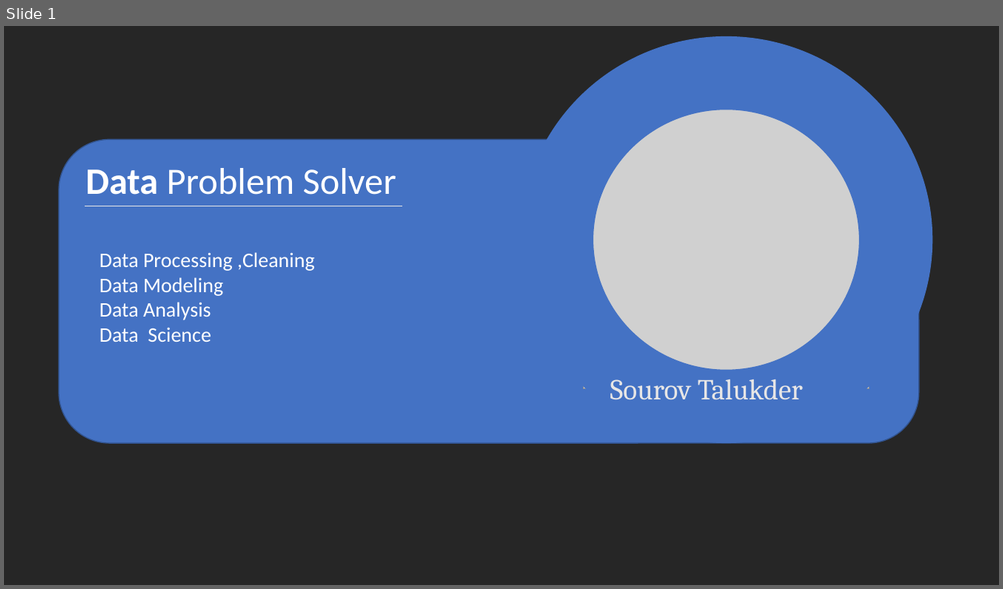
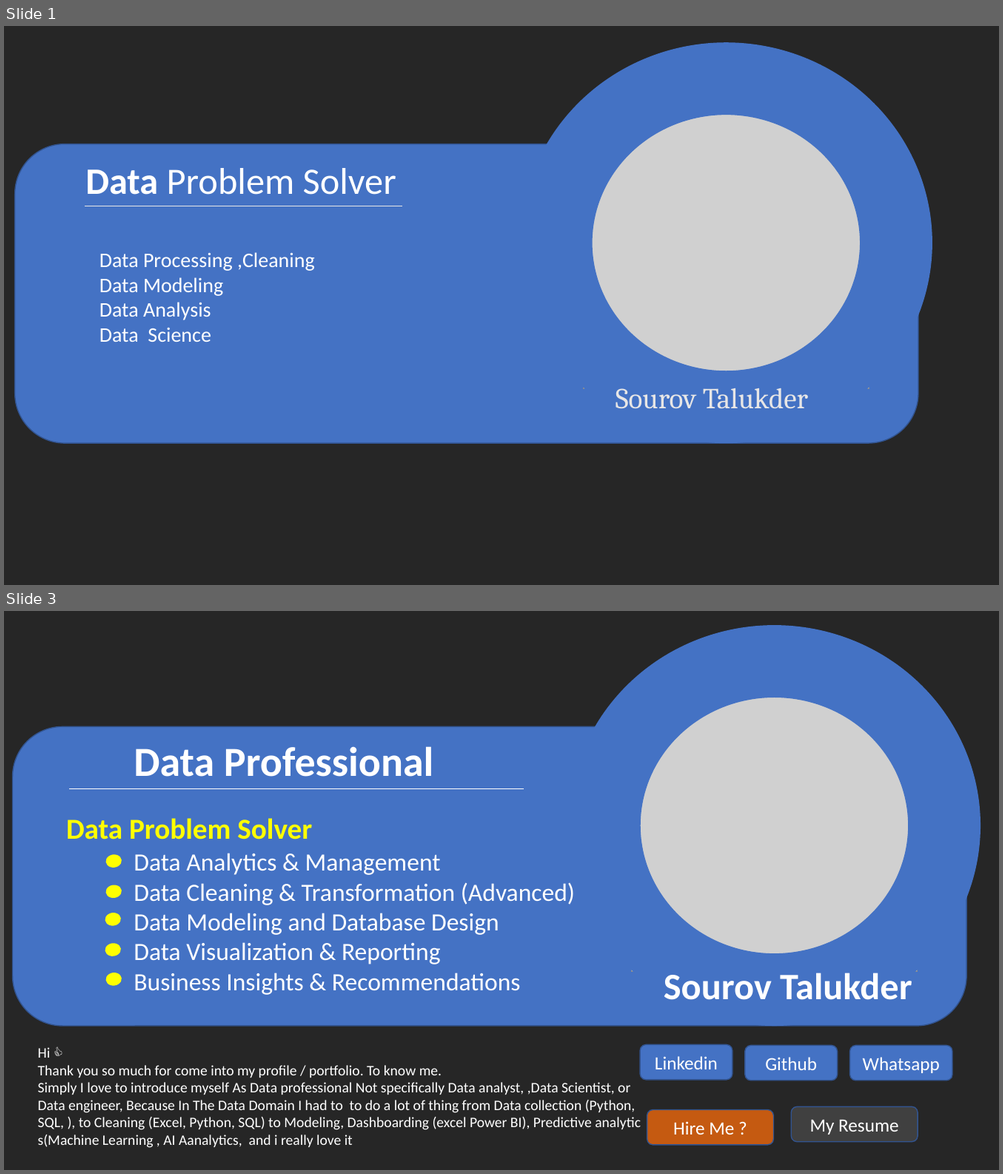
Before and after one commit to Sourov69/My-Portfolio-Website, a slide deck: Design Profile.pptx. Shown one above the other, each under a label of ours: slide 1 before the commit, slides 1 and 3 after it; the slides between them are not shown. The pictures are 1003x589 and 1003x1174 pixels, drawn with LibreOffice and Linux fonts; fonts in the diff are those of the drawing; grey boxes stand for pictures. Boxes give left, top, right and bottom in pixels: in the first picture for what was removed or moved away, otherwise in the second. Text is boxed around its words. In the diff, an @@ line names an element or a change of style, - is before the commit and + after.

Commit message:
Added Profile info and Skill Section

```diff
--- a/Design Profile.pptx
+++ b/Design Profile.pptx
@@ slide 3 added at <box>4,611,999,1170</box>, background #262626 @@
@@ donut added at <box>568,625,981,1027</box>, fill #4472C4 @@
@@ picture added at <box>632,690,917,972</box> @@
@@ rounded rectangle added at <box>12,726,966,1026</box>, fill #4472C4, outline #325491 1 pt @@
@@ text added at <box>134,746,434,777</box>, 40 pt, text #FFFFFF, bold @@
+Data Professional
@@ line added from (70, 789) to (524, 789), #FFFFFF 0.5 pt @@
@@ text added at <box>66,818,312,840</box>, 28 pt, text #FFFF00, bold @@
+Data Problem Solver
@@ ellipse added at <box>105,854,122,869</box>, fill #FFFF00 @@
@@ text added at <box>134,853,575,995</box>, 24 pt, text #FFFFFF @@
+Data Analytics & Management
+Data Cleaning & Transformation (Advanced)
+Data Modeling and Database Design
+Data Visualization & Reporting
+Business Insights & Recommendations
@@ ellipse added at <box>105,885,122,900</box>, fill #FFFF00 @@
@@ ellipse added at <box>104,912,121,927</box>, fill #FFFF00 @@
@@ ellipse added at <box>104,943,121,957</box>, fill #FFFF00 @@
@@ ellipse added at <box>105,972,122,986</box>, fill #FFFF00 @@
@@ text added at <box>663,973,912,1000</box>, 36 pt, text #FFFFFF, bold @@
+Sourov Talukder
@@ text added at <box>38,1048,640,1148</box>, 14 pt, text #FFFFFF @@
+Hi 👍
+Thank you so much for come into my profile / portfolio. To know me.
+Simply I love to introduce myself As Data professional Not specifically Data analyst, ,Data Scientist, or Data engineer, Because In The Data Domain I had to to do a lot of thing from Data collection (Python, SQL, ), to Cleaning (Excel, Python, SQL) to Modeling, Dashboarding (excel Power BI), Predictive analytic s(Machine Learning , AI Aanalytics, and i really love it
@@ rounded rectangle added at <box>640,1045,732,1080</box>, fill #4472C4, outline #325491 1 pt, 18 pt, text #FFFFFF @@
+Linkedin
@@ rounded rectangle added at <box>745,1046,837,1081</box>, fill #4472C4, outline #325491 1 pt, 18 pt, text #FFFFFF @@
+Github
@@ rounded rectangle added at <box>850,1046,952,1081</box>, fill #4472C4, outline #325491 1 pt, 18 pt, text #FFFFFF @@
+Whatsapp
@@ rounded rectangle added at <box>647,1111,774,1145</box>, fill #C55A11, outline #325491 1 pt, 18 pt, text #FFFFFF @@
+Hire Me ?
@@ rounded rectangle added at <box>791,1107,918,1142</box>, fill #404040, outline #325491 1 pt, 18 pt, text #FFFFFF @@
+My Resume
@@ slide 1 changed as well @@
@@ donut: place and size @@
-donut at <box>520,36,932,444</box>
+donut at <box>520,42,932,444</box>
@@ rounded rectangle: place and size @@
-rounded rectangle at <box>59,139,919,443</box>
+rounded rectangle at <box>15,144,919,443</box>
@@ text "Sourov Talukder": place and size @@
-text "Sourov Talukder" at <box>610,380,802,400</box>
+text "Sourov Talukder" at <box>615,389,808,409</box>
```
Also in this commit, not shown: 4 other slides added, 13 other files.
